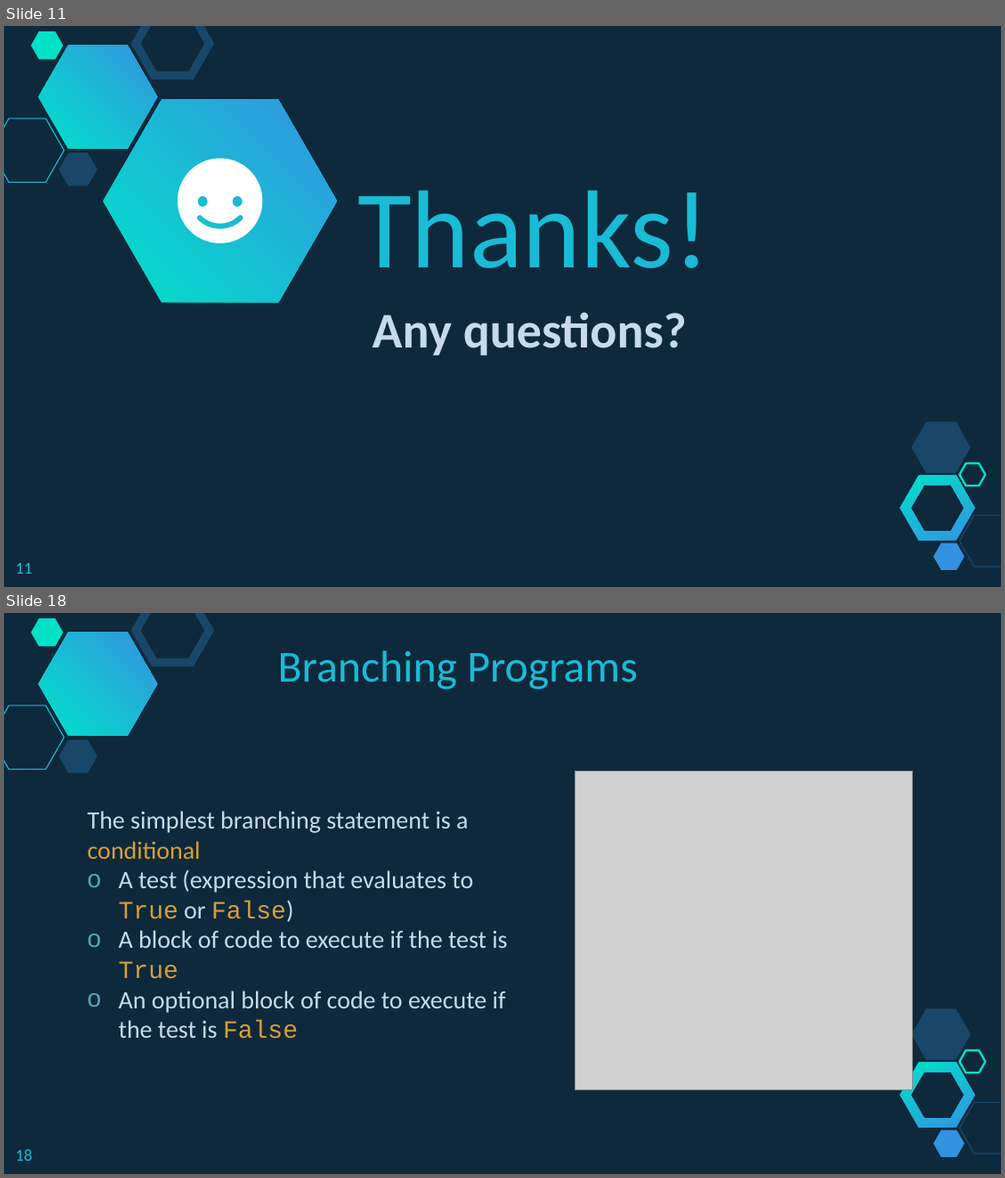
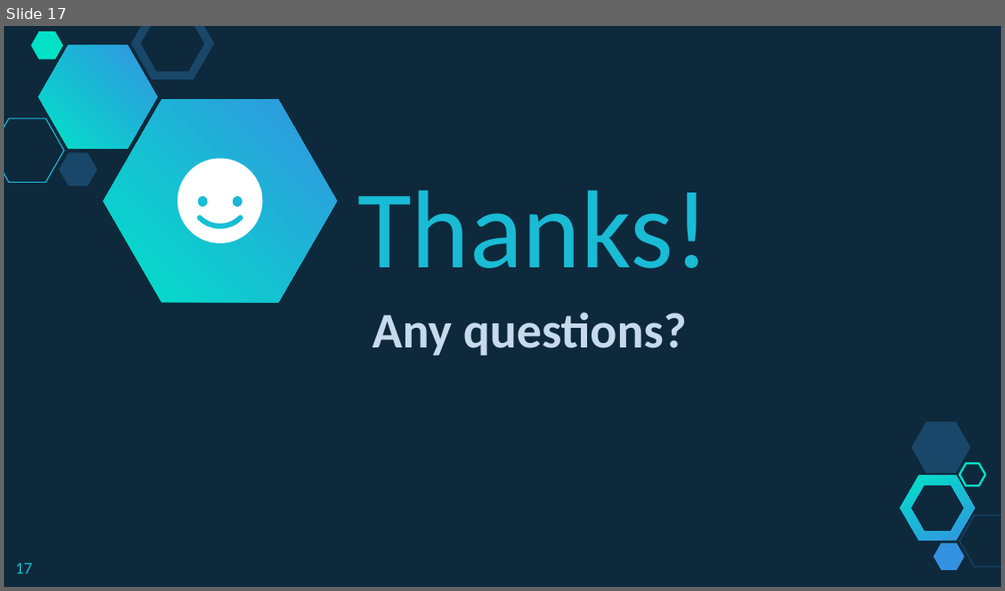
Before and after one commit to branhoff/python_class_101, a slide deck: lecture_slides/6_Python Lesson - Control Flow - While and For Loops.pptx. Shown one above the other, each under a label of ours: slides 11 and 18 before the commit, slide 17 after it; the slides between them are not shown. The pictures are 1005x1178 and 1005x591 pixels, drawn with LibreOffice and Linux fonts; fonts in the diff are those of the drawing; grey boxes stand for pictures. Boxes give left, top, right and bottom in pixels: in the first picture for what was removed or moved away, otherwise in the second. Text is boxed around its words. In the diff, an @@ line names an element or a change of style, - is before the commit and + after.

```diff
--- a/lecture_slides/6_Python Lesson - Control Flow - While and For Loops.pptx
+++ b/lecture_slides/6_Python Lesson - Control Flow - While and For Loops.pptx
@@ slide 18 removed at [4,613,1001,1174], background #0E293C; not listed: 10 template elements that a slide beside it also shows @@
@@ text removed at [278,650,637,690] @@
-Branching Programs
@@ picture removed at [575,771,913,1089] @@
@@ text removed at [88,811,507,1038] @@
-The simplest branching statement is a conditional
-o A test (expression that evaluates to True or False)
-o A block of code to execute if the test is True
-o An optional block of code to execute if the test is False
@@ page number removed at [16,1149,32,1160] @@
-18
@@ what was slide 11 is now slide 17 @@
@@ page number at [16,563,32,573]: text changed @@
-11
+17
```
Also in this commit, not shown: 6 slides added, 14 other slides removed, 11 other files.
